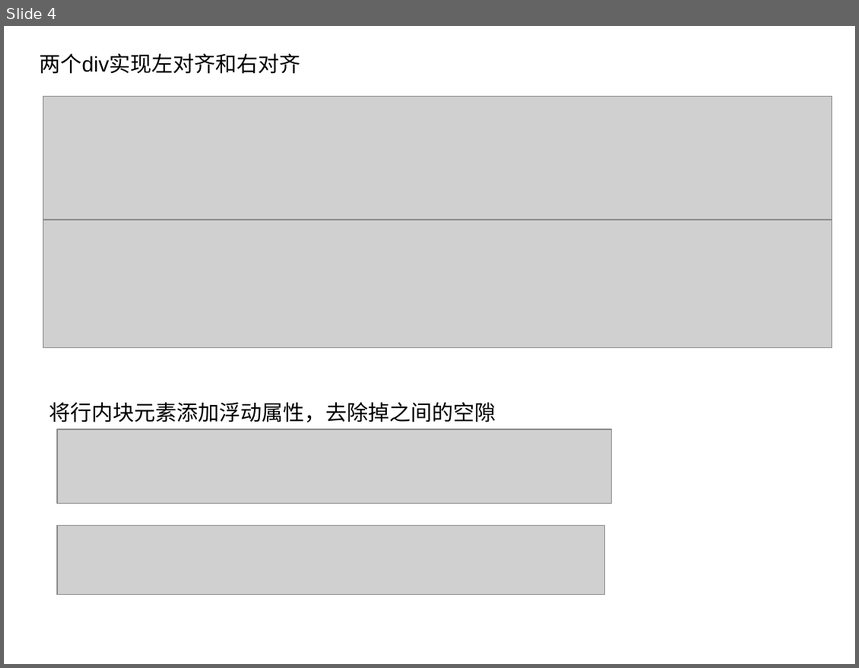
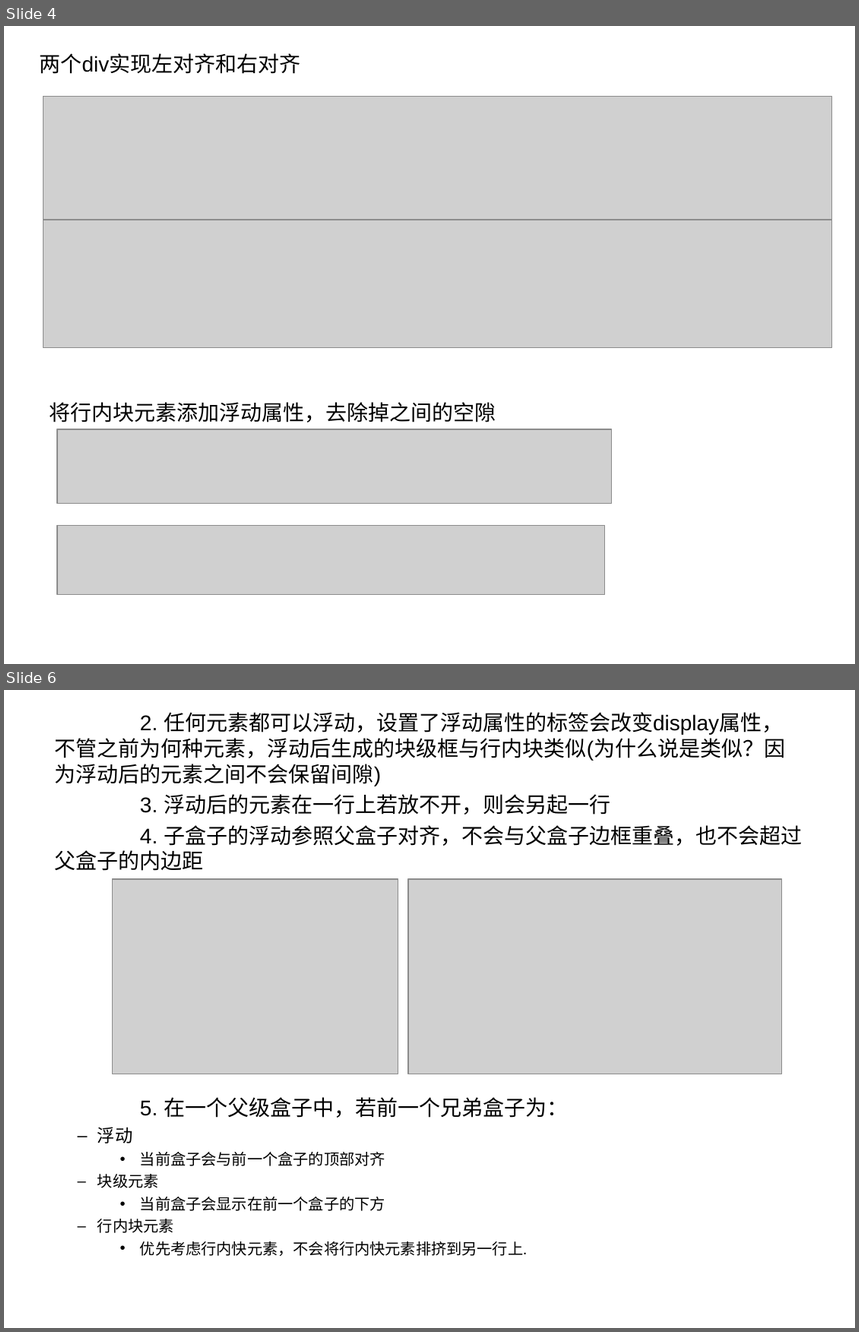
Before and after one commit to tiptophs/float, a slide deck: 浮动.ppt. Shown one above the other, each under a label of ours: slide 4 before the commit, slides 4 and 6 after it; the slides between them are not shown. The pictures are 859x668 and 859x1332 pixels, drawn with LibreOffice and Linux fonts; fonts in the diff are those of the drawing; grey boxes stand for pictures. Boxes give left, top, right and bottom in pixels: in the first picture for what was removed or moved away, otherwise in the second. Text is boxed around its words. In the diff, an @@ line names an element or a change of style, - is before the commit and + after.

```diff
--- a/浮动.ppt
+++ b/浮动.ppt
@@ slide 6 added at (4,690,855,1328), background #FFFFFF @@
@@ text added at (55,712,802,1256), 18 pt, text #000000 @@
+2. 任何元素都可以浮动，设置了浮动属性的标签会改变display属性，不管之前为何种元素，浮动后生成的块级框与行内块类似(为什么说是类似？因为浮动后的元素之间不会保留间隙)
+3. 浮动后的元素在一行上若放不开，则会另起一行
+4. 子盒子的浮动参照父盒子对齐，不会与父盒子边框重叠，也不会超过父盒子的内边距
+5. 在一个父级盒子中，若前一个兄弟盒子为：
+  – 浮动
+    • 当前盒子会与前一个盒子的顶部对齐
+  – 块级元素
+    • 当前盒子会显示在前一个盒子的下方
+  – 行内块元素
+    • 优先考虑行内快元素，不会将行内快元素排挤到另一行上.
@@ picture added at (112,879,397,1074) @@
@@ picture added at (408,879,782,1074) @@
```
Also in this commit, not shown: 1 slide changed, 9 other slides added, 4 slides removed, 6 other files.
